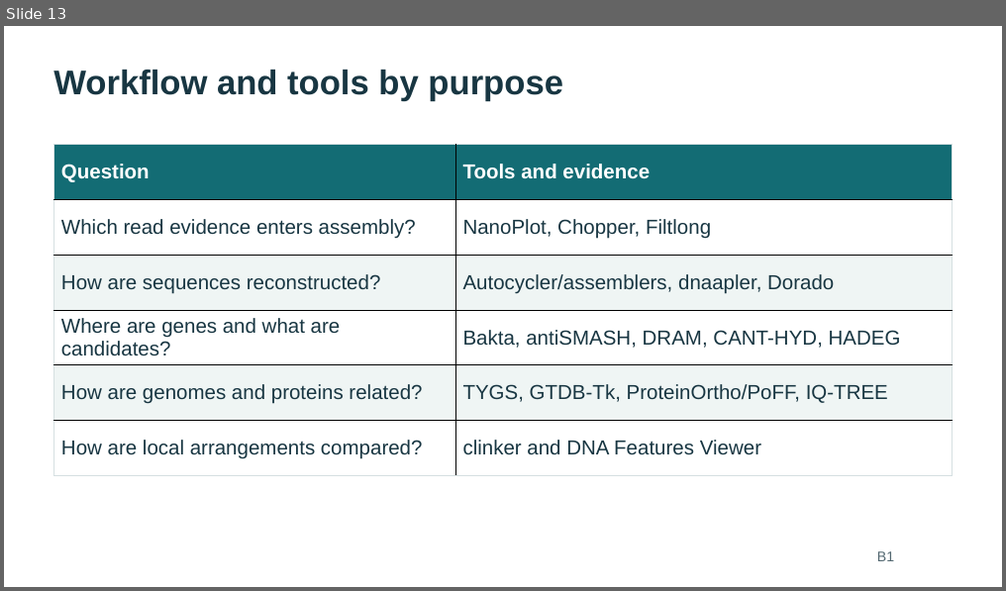
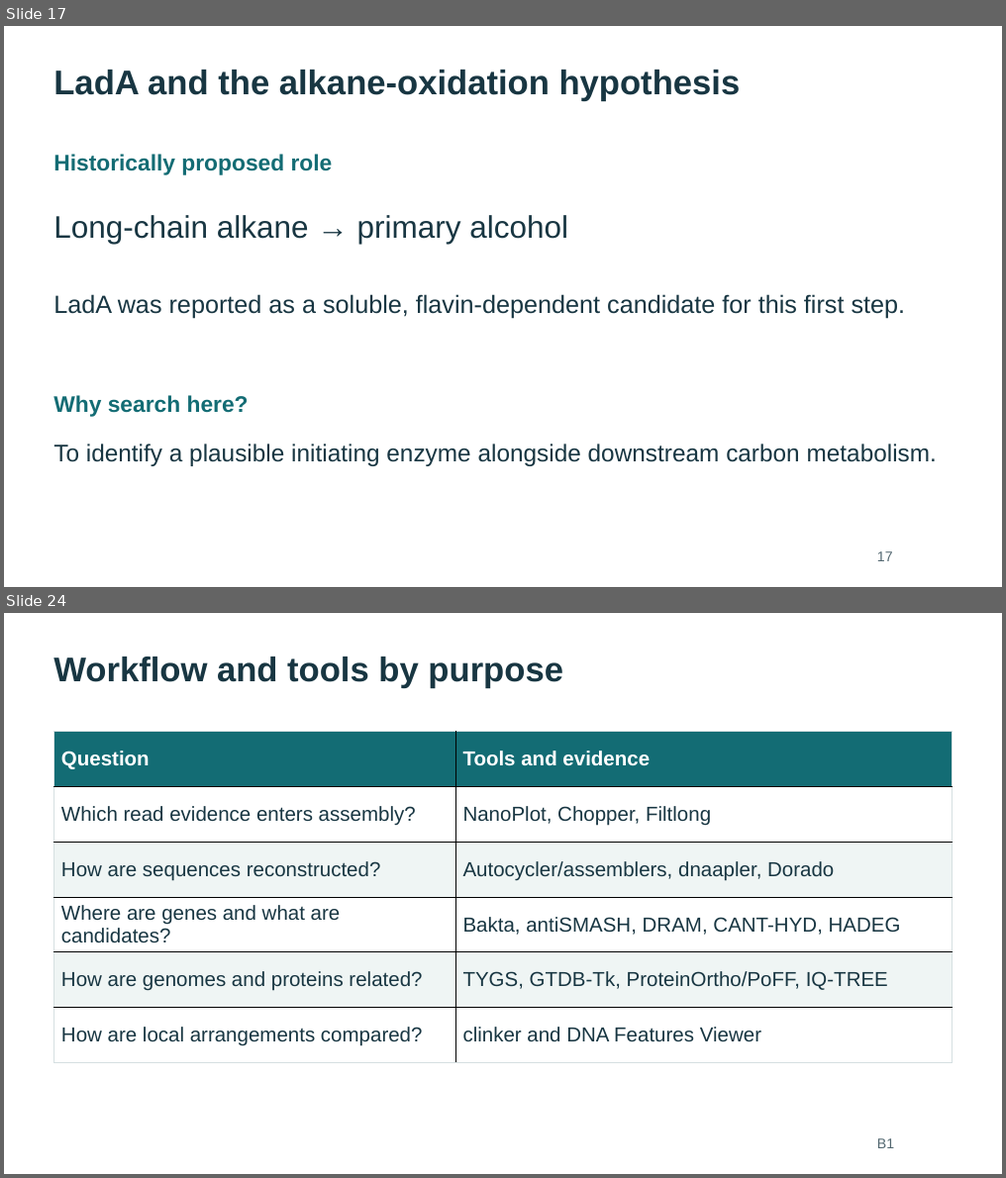
Before and after one commit to WhyAdr/sm-manu, a slide deck: explainer/NMZ-Serratia-genomics-explainer-2026-10-20.pptx. Shown one above the other, each under a label of ours: slide 13 before the commit, slides 17 and 24 after it; the slides between them are not shown. The pictures are 1006x591 and 1006x1178 pixels, drawn with LibreOffice and Linux fonts; fonts in the diff are those of the drawing. Boxes give left, top, right and bottom in pixels: in the first picture for what was removed or moved away, otherwise in the second. Text is boxed around its words. In the diff, an @@ line names an element or a change of style, - is before the commit and + after.

```diff
--- a/explainer/NMZ-Serratia-genomics-explainer-2026-10-20.pptx
+++ b/explainer/NMZ-Serratia-genomics-explainer-2026-10-20.pptx
@@ slide 17 added at [4, 26, 1002, 587], background #FFFFFF @@
@@ text added at [54, 70, 741, 101], 33 pt, text #183642, bold @@
+LadA and the alkane-oxidation hypothesis
@@ text added at [54, 154, 333, 175], 21.8 pt, text #136C74, bold @@
+Historically proposed role
@@ text added at [54, 215, 568, 244], 30 pt, text #183642 @@
+Long-chain alkane → primary alcohol
@@ text added at [54, 294, 906, 319], 24 pt, text #183642 @@
+LadA was reported as a soluble, flavin-dependent candidate for this first step.
@@ text added at [54, 395, 249, 417], 21.8 pt, text #136C74, bold @@
+Why search here?
@@ text added at [54, 444, 937, 467], 23.2 pt, text #183642 @@
+To identify a plausible initiating enzyme alongside downstream carbon metabolism.
@@ text added at [877, 552, 893, 562], 13.5 pt, text #526770 @@
+17
@@ what was slide 13 is now slide 24 @@
```
Also in this commit, not shown: 12 slides changed, 10 other slides added, 22 other files.
